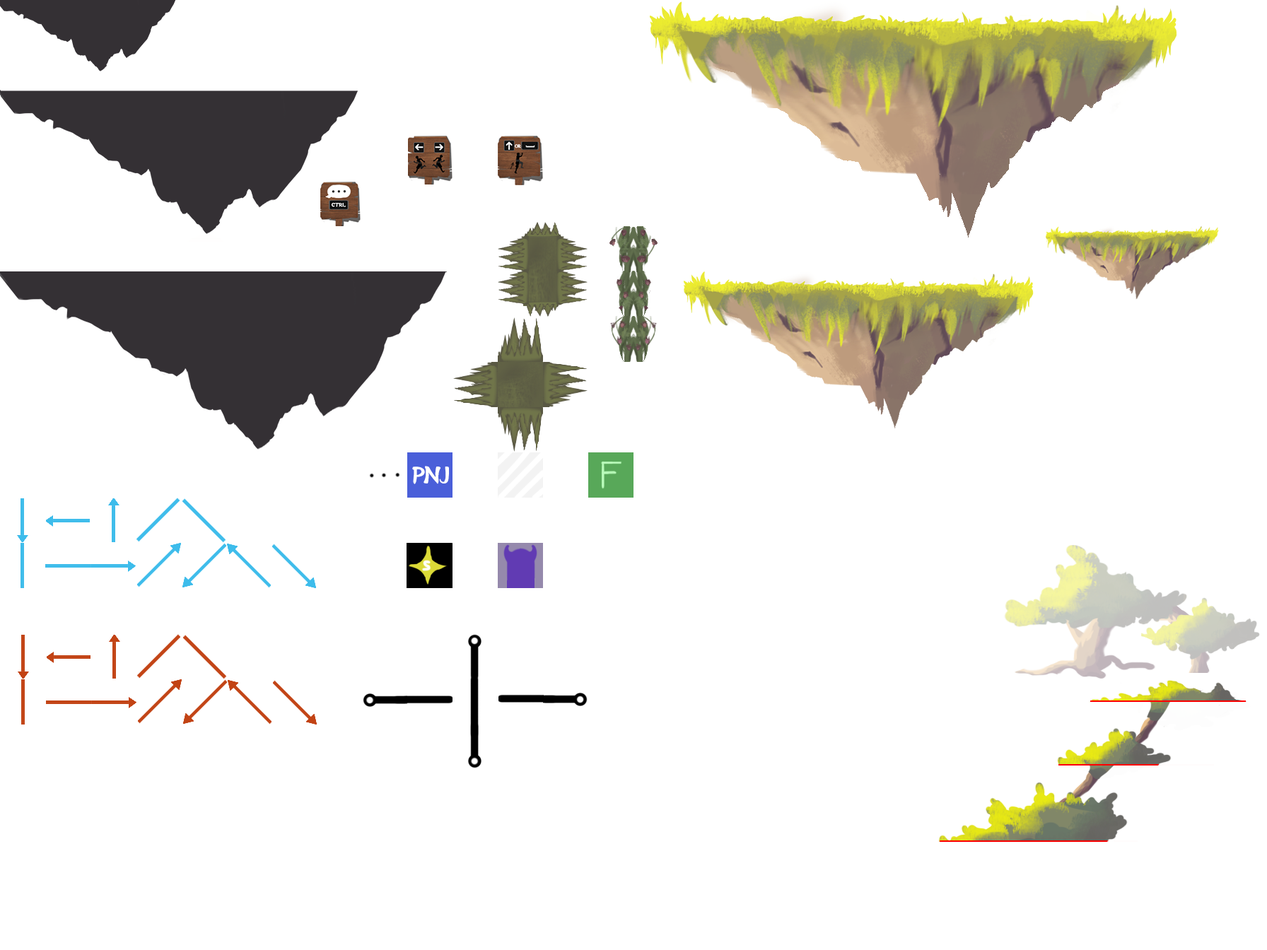
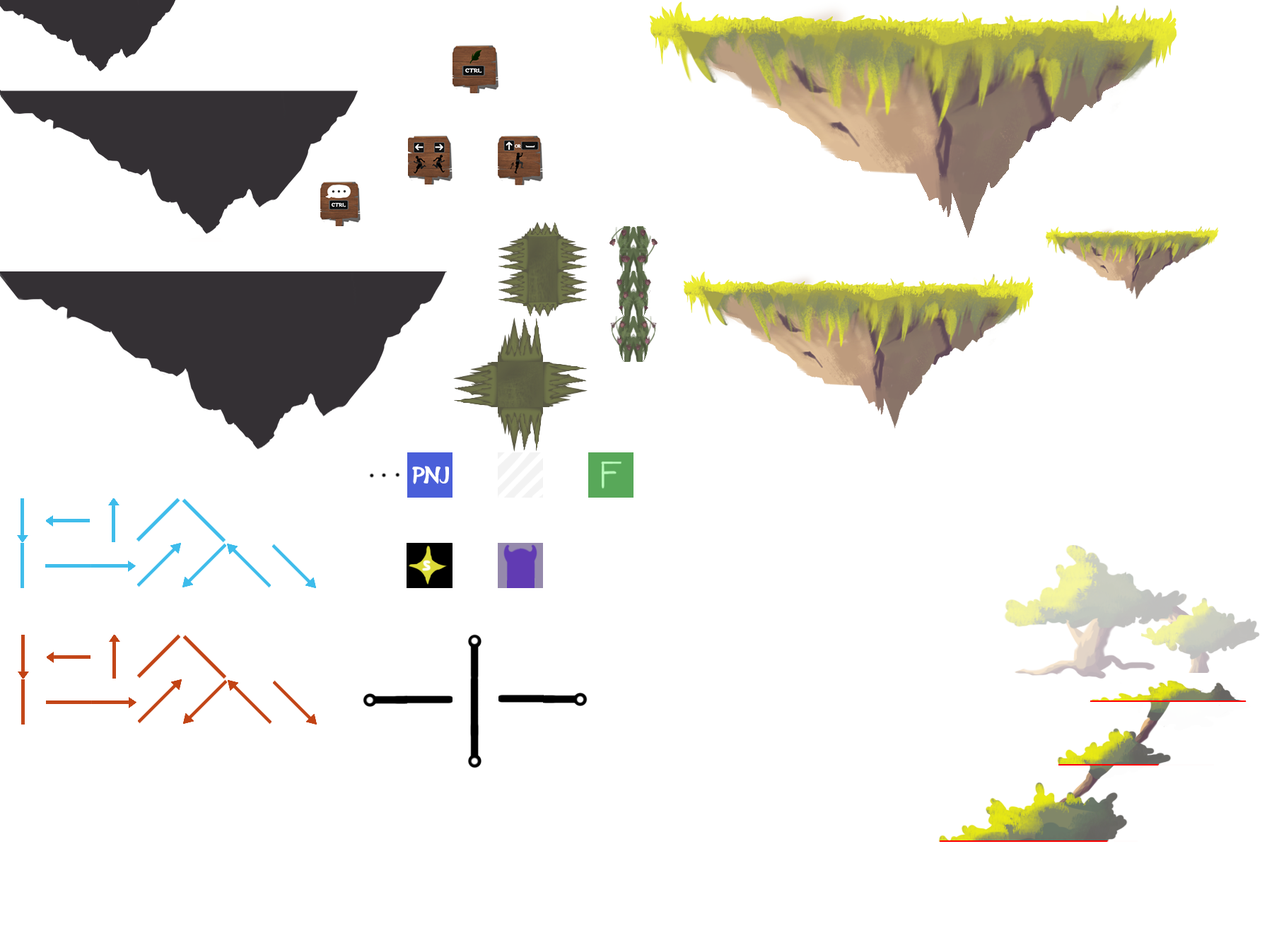
Layers edited between the first and the second 1267x950 image:
renamed "pancarte_jump" to "cafaf", painted on it over [452, 45, 500, 94]
